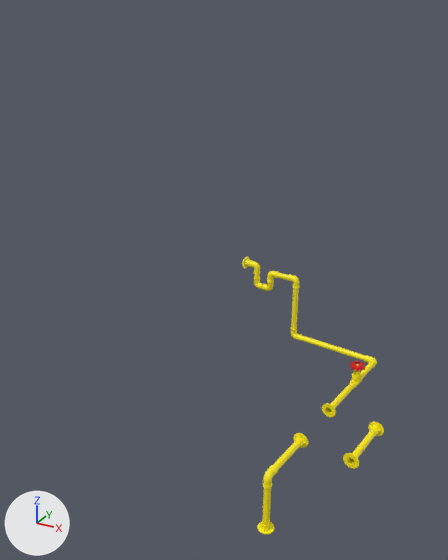
A saved change to the glTF model Tuberia.glb.
Before and after are seen from a camera (50 mm lens) standing at (5.86, 3.23, 2.27) and looking at (4.14, 6.37, 0.7). Lighting does not change. The marker at lower left points along +X, +Y and +Z. Where no turn or scale is listed for an object, it has been applied to the vertices.

The scene before the commit, as lines of its bpy script (objects in view):
```python
```
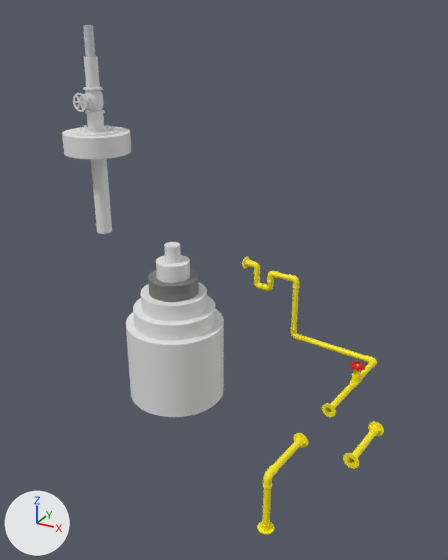
Changed parts and their boxes (x1, y1, x2, y2) in the pictures (448 x 560 px):
'3DGeom-32', added
    after: (126, 309, 224, 417)
'3DGeom-37', added
    after: (62, 56, 131, 159)
'3DGeom-35', added
    after: (133, 296, 216, 341)
'3DGeom-34', added
    after: (141, 282, 207, 321)
'3DGeom-44', added
    after: (91, 159, 112, 234)
'3DGeom-36', added
    after: (148, 269, 199, 302)
'3DGeom-33', added
    after: (156, 255, 190, 283)
'3DGeom-38', added
    after: (84, 57, 100, 88)
'3DGeom-31', added
    after: (164, 242, 181, 264)
'3DGeom-41', added
    after: (83, 25, 95, 57)
'3DGeom-42', added
    after: (74, 125, 119, 136)
'3DGeom-45', added
    after: (87, 113, 105, 132)

Edits to the bpy script that builds the scene:
```text
Add mat_metal_aluminum_anodized:
    mat_metal_aluminum_anodized = bpy.data.materials.new('[Metal Aluminum Anodized]')
    # uses the picture img_image_6
Add mat_metal_seamed:
    mat_metal_seamed = bpy.data.materials.new('[Metal Seamed]')
    # uses the picture img_image_5
Add ob_3dgeom_45:
    ob_3dgeom_45 = bpy.data.objects.new('3DGeom-45', me_mesh_44)  # 200 vertices, 298 faces; spans x 0.0..0.0931, y 0.0..0.0931, z 0.0..0.1098; in mat_metal_corrugated_shiny (its picture is missing)
    ob_3dgeom_45.location = (3.406, 6.03, 1.608)
Add ob_3dgeom_44:
    ob_3dgeom_44 = bpy.data.objects.new('3DGeom-44', me_mesh_43)  # 200 vertices, 200 faces; spans x 0.0..0.093, y 0.0..0.093, z 0.0..0.608; in mat_metal_corrugated_shiny (its picture is missing)
    ob_3dgeom_44.location = (3.406, 6.03, 1.0)
Add ob_3dgeom_42:
    ob_3dgeom_42 = bpy.data.objects.new('3DGeom-42', me_mesh_41)  # 432 vertices, 1036 faces; spans x -0.345..-0.085, y -0.301..-0.041, z 0.607..0.635; in mat_metal_steel_textured_white (its picture is missing)
    ob_3dgeom_42.location = (3.667, 6.248, 1.0)
Add ob_3dgeom_41:
    ob_3dgeom_41 = bpy.data.objects.new('3DGeom-41', me_mesh_40)  # 48 vertices, 70 faces; spans x -0.24..-0.187, y -0.198..-0.145, z 1.021..1.18
    ob_3dgeom_41.location = (3.667, 6.248, 1.0)
Add ob_3dgeom_38:
    ob_3dgeom_38 = bpy.data.objects.new('3DGeom-38', me_mesh_37)  # 48 vertices, 48 faces; spans x -0.251..-0.176, y -0.209..-0.134, z 0.857..1.021; in mat_metal_corrugated_shiny (its picture is missing)
    ob_3dgeom_38.location = (3.667, 6.248, 1.0)
Add ob_3dgeom_37:
    ob_3dgeom_37 = bpy.data.objects.new('3DGeom-37', me_mesh_36)  # 2002 vertices, 4043 faces; spans x -0.41..-0.02, y -0.366..0.024, z 0.492..1.021; in mat_metal_embossed (its picture is missing)
    ob_3dgeom_37.location = (3.667, 6.248, 1.0)
Add ob_3dgeom_36:
    ob_3dgeom_36 = bpy.data.objects.new('3DGeom-36', me_mesh_35)  # 200 vertices, 396 faces; spans x 0.0..0.3, y 0.0..0.3, z 0.0..0.8
    ob_3dgeom_36.location = (3.802, 5.927, 0.0)
Add ob_3dgeom_35:
    ob_3dgeom_35 = bpy.data.objects.new('3DGeom-35', me_mesh_34)  # 200 vertices, 396 faces; spans x 0.0..0.5, y 0.0..0.5, z 0.0..0.6; in mat_metal_rough (its picture is missing)
    ob_3dgeom_35.location = (3.702, 5.827, 0.0)
Add ob_3dgeom_34:
    ob_3dgeom_34 = bpy.data.objects.new('3DGeom-34', me_mesh_33)  # 200 vertices, 396 faces; spans x 0.0..0.4, y 0.0..0.4, z 0.0..0.7; in mat_metal_steel_textured (its picture is missing)
    ob_3dgeom_34.location = (3.752, 5.877, 0.0)
Add ob_3dgeom_33:
    ob_3dgeom_33 = bpy.data.objects.new('3DGeom-33', me_mesh_32)  # 200 vertices, 396 faces; spans x 0.0..0.2, y 0.0..0.2, z 0.0..0.9; in mat_aluminum (its picture is missing)
    ob_3dgeom_33.location = (3.852, 5.977, 0.0)
Add ob_3dgeom_32:
    ob_3dgeom_32 = bpy.data.objects.new('3DGeom-32', me_mesh_31)  # 200 vertices, 396 faces; spans x 0.0..0.6, y 0.0..0.6, z 0.0..0.5; in mat_metal_embossed (its picture is missing)
    ob_3dgeom_32.location = (3.652, 5.777, 0.0)
Add ob_3dgeom_31:
    ob_3dgeom_31 = bpy.data.objects.new('3DGeom-31', me_mesh_30)  # 200 vertices, 396 faces; spans x 0.0..0.093, y 0.0..0.093, z 0.0..1.0; in mat_metal_corrugated_shiny (its picture is missing)
    ob_3dgeom_31.location = (3.906, 6.03, 0.0)
```
